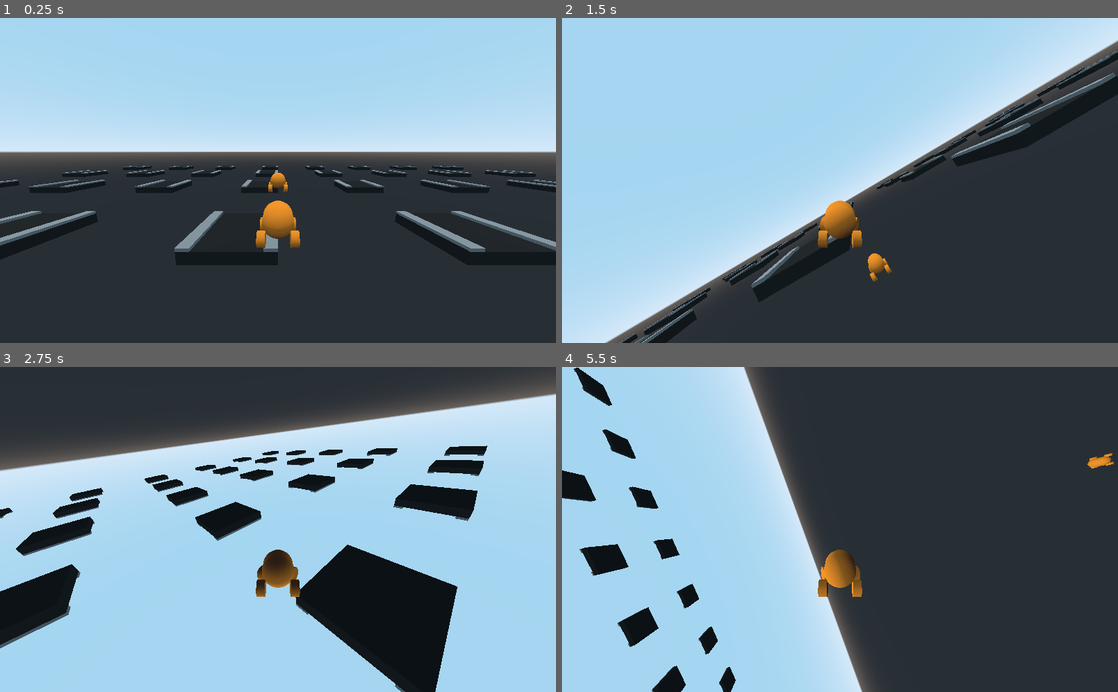
Above: before the commit, frames 1-4 (two rows, left to right).
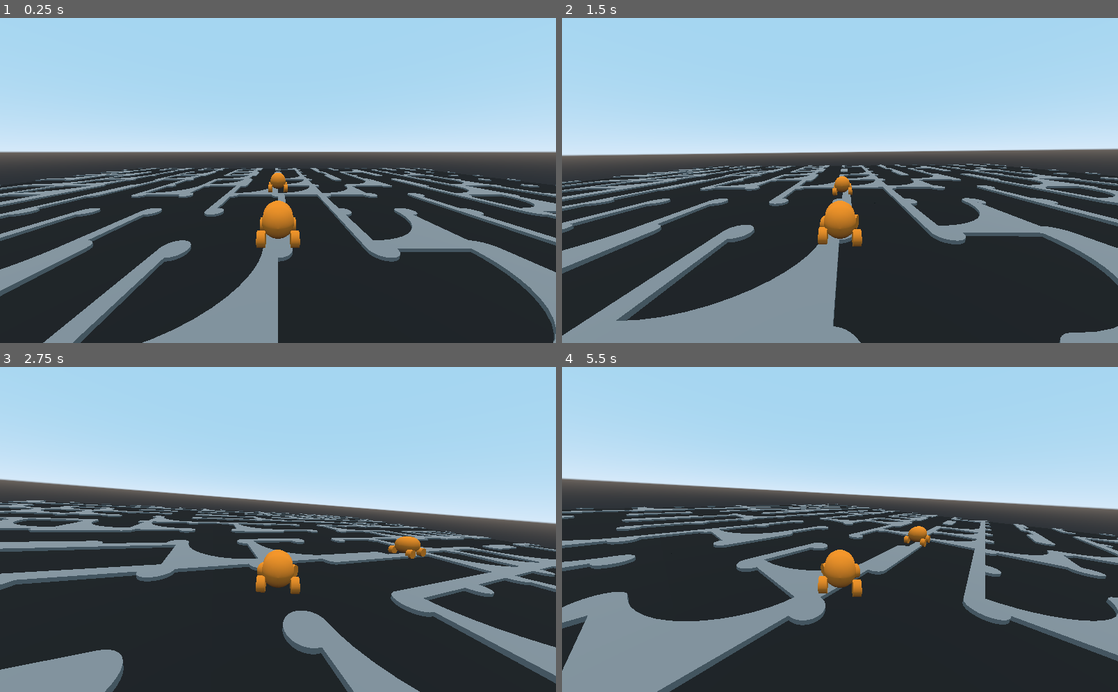
Above: after the commit, the same moments.

Repository: magnetenstad/tenstgamejam
Game: Godot game, scene res://Main.tscn
Same seed, same stepped clock (60 frames per second), same inputs: the game is played once before the commit and once after it.
Inputs:
- Up to frame 1 (0.25 s): no input
- Up to frame 2 (1.5 s): hold Right (ui_right) 0.53-1.28 s; hold Down (ui_down) from 1.28 s (still down)
- Up to frame 3 (2.75 s): release Down (ui_down) at 2.03 s; hold Right (ui_right) from 2.03 s (still down)
- Up to frame 4 (5.5 s): release Right (ui_right) at 2.78 s; hold Up (ui_up) 2.78-3.53 s; hold Left (ui_left) 3.53-5.03 s; hold Down (ui_down) from 5.03 s (still down)

The runs differ from the first frame. In frame 1, 15% of the frame differs, in the area x 0-100%, y 45-100%; in frame 2, 47%; in frame 3, 80%, in the area x 0-100%, y 0-100%; in frame 4, 68%.

Commit message:
Randomize Map

Diff:
--- a/Map.gd
+++ b/Map.gd
@@ -1,14 +1,36 @@
-extends Node
+extends Spatial
 
 class_name Map
 
-onready var mesh = load("res://assets/Street_0.obj")
+onready var mes0 = load("res://assets/Street_0.obj")
+onready var mes1 = load("res://assets/Street_1.obj")
+onready var mes2 = load("res://assets/Street_2.obj")
+onready var mes3 = load("res://assets/Street_3.obj")
 onready var mat0 = load("res://assets/materials/asphalt.tres")
 onready var mat1 = load("res://assets/materials/curb.tres")
 
+var rng = RandomNumberGenerator.new()
+var tile_size = 7
+
+func generate_grid(w, h):
+	var grid = []
+	for x in range(w):
+		grid.append([])
+		for z in range(h):
+			grid[x].append(rng.randi_range(0, 3))
+	return grid
+
+func generate_tiles(grid):
+	var meshes = [mes0, mes1, mes2, mes3]
+	for x in grid.size():
+		var col = grid[x]
+		for z in col.size():
+			var tile = Tile.new(meshes[col[z]], [mat0, mat1])
+			tile.transform = tile.transform.translated(Vector3(x * tile_size, 0, z * tile_size))
+			add_child(tile)
+
 func _ready():
-	for x in range(-4, 4):
-		for z in range(-4, 4):
-			var tile = Tile.new(mesh, [mat0, mat1])
-			tile.transform = tile.transform.translated(Vector3(x*20, 0, z*20))
-			add_child(tile)
+	rng.randomize()
+	var grid = generate_grid(16, 16)
+	generate_tiles(grid)
+	transform = transform.translated(Vector3(- 8 * tile_size, 0, - 8 * tile_size))
--- a/Vehicle.gd
+++ b/Vehicle.gd
@@ -5,6 +5,6 @@
 func _process(delta):
 	_vehicle_process(delta)
 
-func _vehicle_process(delta):
+func _vehicle_process(_delta):
 	set_steering(get_steering() * (1 - abs(get_engine_force()) / 10000))
 	set_engine_force(0)
--- a/project.godot
+++ b/project.godot
@@ -9,7 +9,7 @@
 config_version=4
 
 _global_script_classes=[ {
-"base": "Node",
+"base": "Spatial",
 "class": "Map",
 "language": "GDScript",
 "path": "res://Map.gd"
